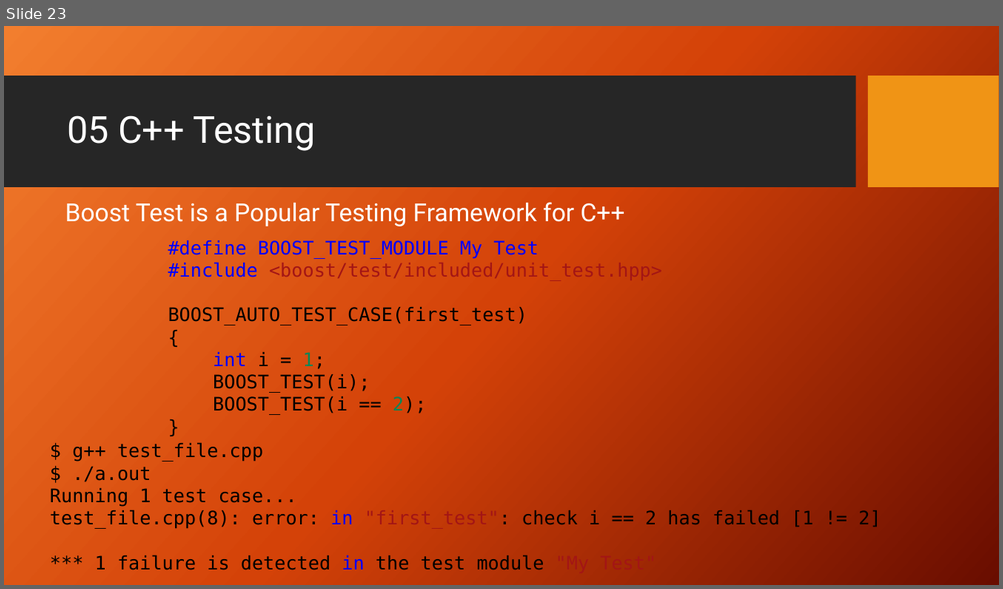
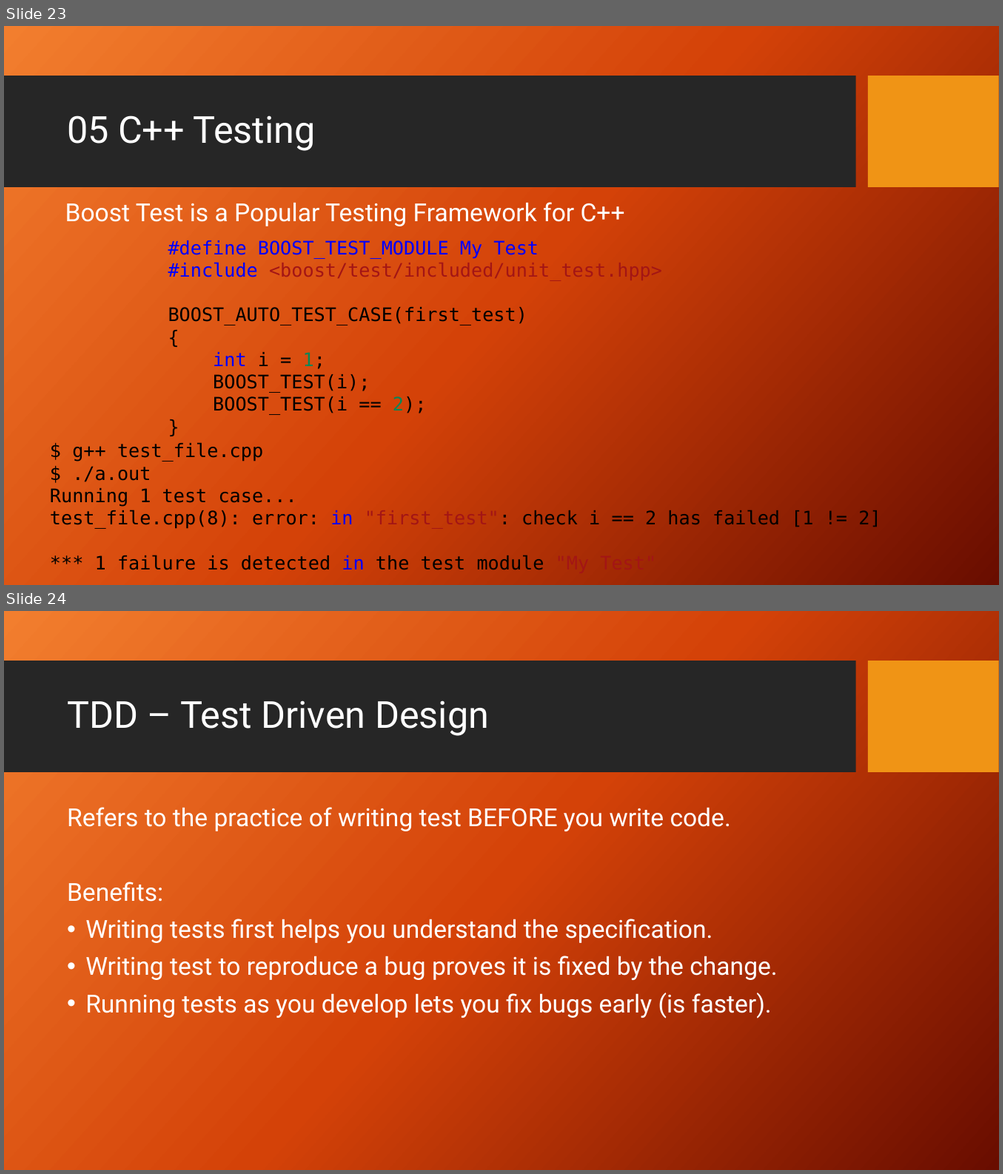
Before and after one commit to PrincetonUniversity/software_testing, a slide deck: UnitTestingSlides.pptx. Shown one above the other, each under a label of ours: slide 23 before the commit, slides 23 and 24 after it. The pictures are 1003x589 and 1003x1174 pixels, drawn with LibreOffice and Linux fonts; fonts in the diff are those of the drawing; background and template pictures are left out. Boxes give left, top, right and bottom in pixels: in the first picture for what was removed or moved away, otherwise in the second. Text is boxed around its words. In the diff, an @@ line names an element or a change of style, - is before the commit and + after.

```diff
--- a/UnitTestingSlides.pptx
+++ b/UnitTestingSlides.pptx
@@ slide 24 added at (4, 611, 999, 1170), background picture (left out); not listed: 2 template elements that a slide beside it also shows @@
@@ title added at (67, 701, 489, 736), 36 pt, text #FFFFFF @@
+TDD – Test Driven Design
@@ text added at (67, 807, 777, 1019), 24 pt, text #FFFFFF @@
+Refers to the practice of writing test BEFORE you write code.
+Benefits:
+• Writing tests first helps you understand the specification.
+• Writing test to reproduce a bug proves it is fixed by the change.
+• Running tests as you develop lets you fix bugs early (is faster).
```
Also in this commit, not shown: 5 slides changed.
